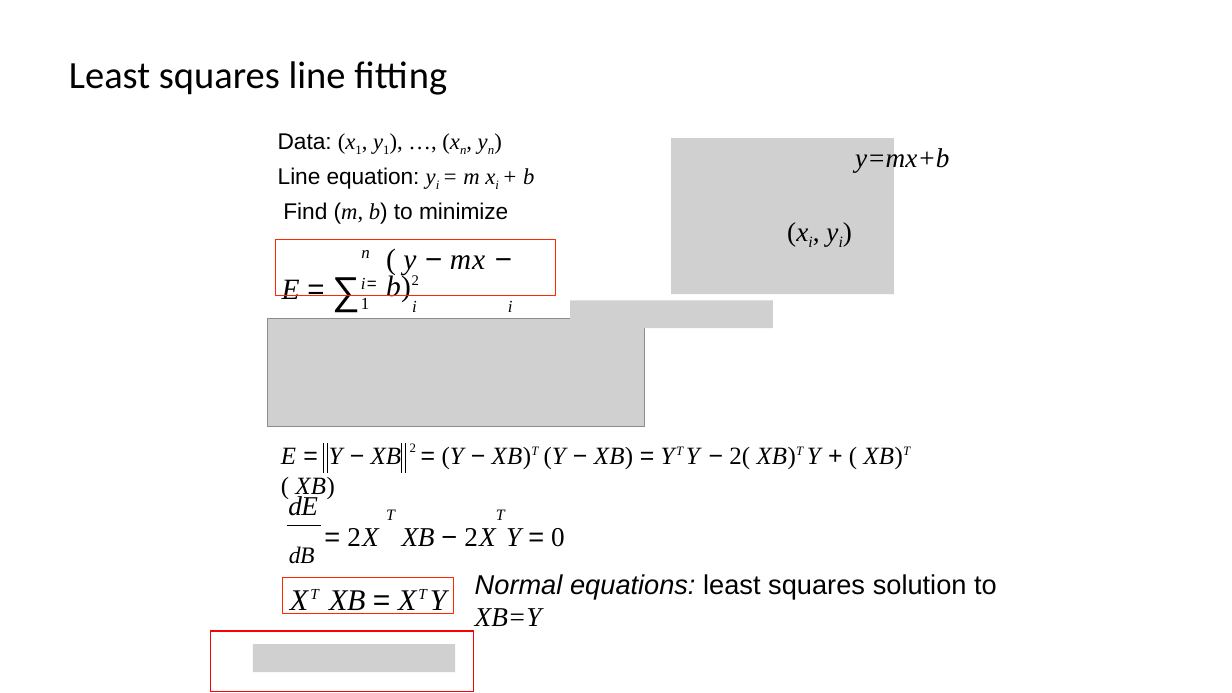
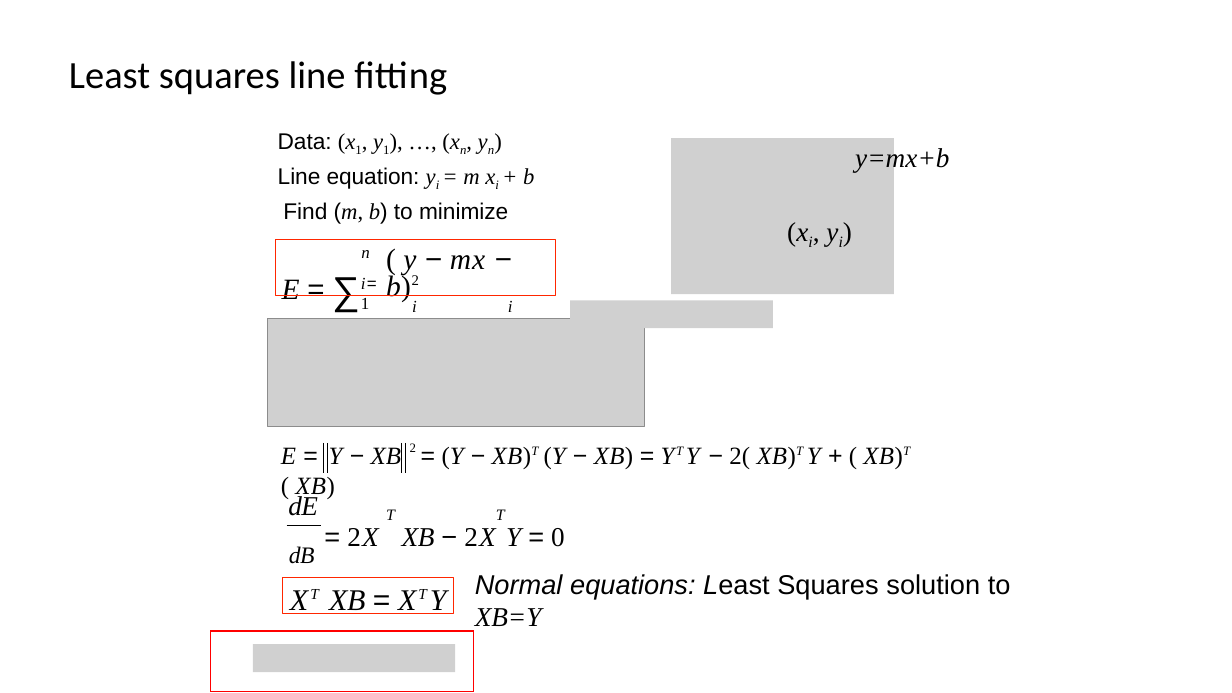
Before and after one commit to cmsc426spring2019/cmsc426spring2019.github.io, a slide deck: slide 22 of lectures/week_2/background_estimation.pptx. Drawn at 1232x693 pixels with LibreOffice and Linux fonts; fonts in the diff are those of the drawing; grey boxes stand for pictures. Boxes give left, top, right and bottom in pixels: in the first picture for what was removed or moved away, otherwise in the second. Text is boxed around its words. In the diff, an @@ line names an element or a change of style, - is before the commit and + after.

```diff
--- a/lectures/week_2/background_estimation.pptx
+++ b/lectures/week_2/background_estimation.pptx
@@ text at (475, 574, 1011, 599): text changed @@
-Normal equations: least squares solution to
+Normal equations: Least Squares solution to
```
Also in this commit, not shown: 5 other slides changed, 1 other file.
